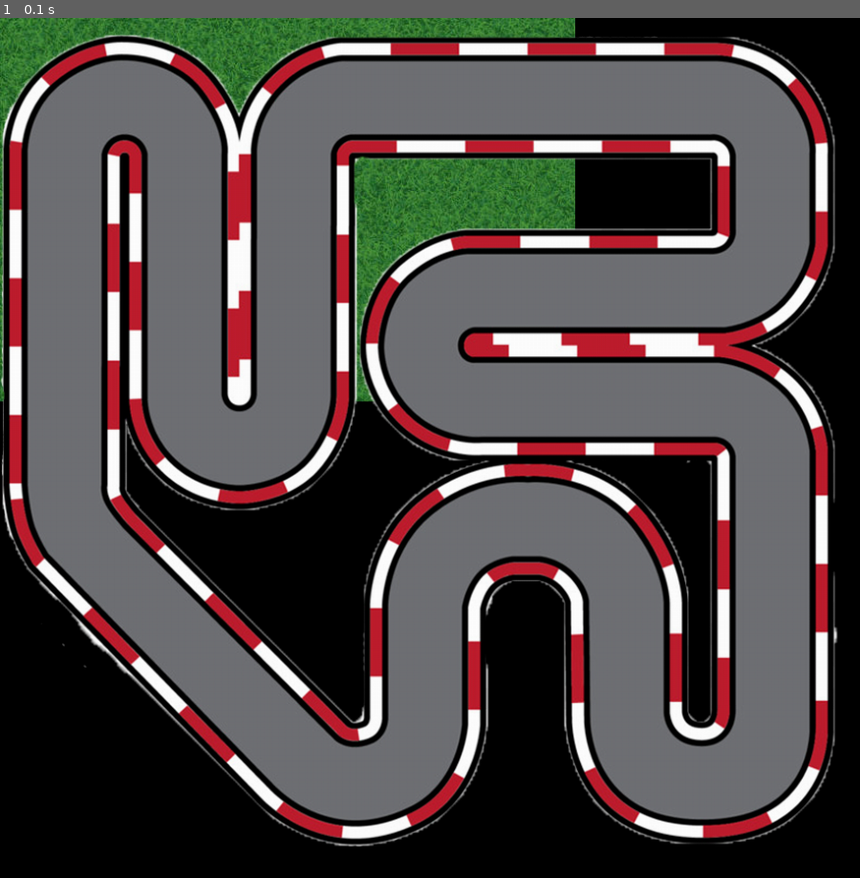
Above: before the commit, frame 1.
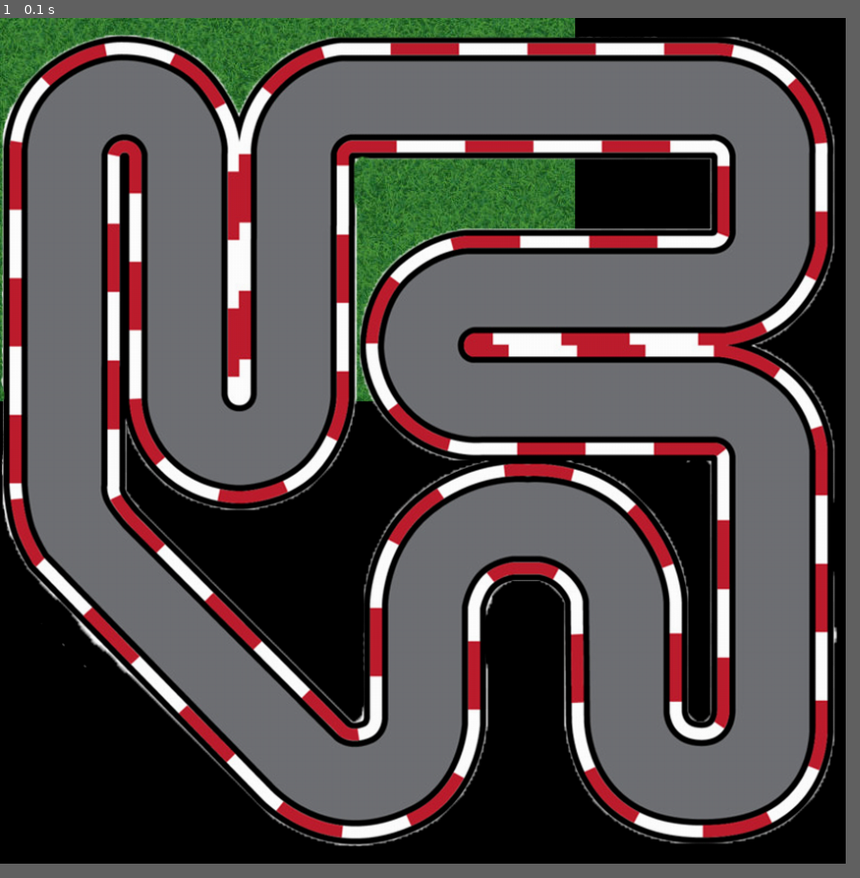
Above: after the commit, the same moment.

Repository: AmirmasoudCS/Pygame-Course
Game: pygame game, started from project_04/main.py
The game is run twice, just before and just after one commit, with the same random seed, the same clock (stepped at 60 frames per second) and the same inputs.
Inputs:
- Up to frame 1 (0.1 s): no input
In our replay, the window is 900x900 before the commit and 885x885 after it. These sizes can differ from the game's own. Grey fills any space a smaller window leaves; there, only what the larger window draws over its background counts as a difference.

The runs differ from the first frame. In frame 1, 0.2% of the frame differs, in the area x 26-98%, y 14-97%.

Commit message:
Removing the margin

Diff:
--- a/project_04/main.py
+++ b/project_04/main.py
@@ -9,10 +9,8 @@
 RED_CAR = pygame.image.load("./project_04/assets/imgs/red-car.png")
 PURPLE_CAR = pygame.image.load("./project_04/assets/imgs/purple-car.png")
 
-MARGIN = 15
-
-WIDTH = TRACK.get_width() + MARGIN
-HEIGHT = TRACK.get_height() + MARGIN
+WIDTH = TRACK.get_width()
+HEIGHT = TRACK.get_height()
 
 WIN = pygame.display.set_mode((WIDTH, HEIGHT))
 pygame.display.set_caption("Racing Game")
